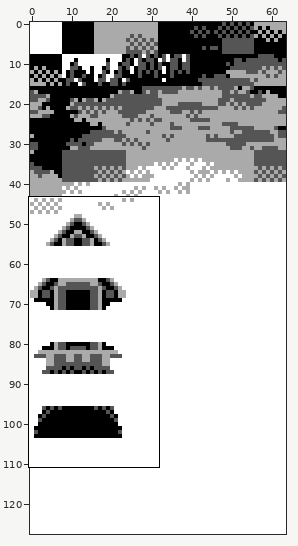
Two versions of one sprite sheet, gfx/intro/background.png. Above: a wide view before the commit, with the close-up outlined.
Close-up. First the earlier version:
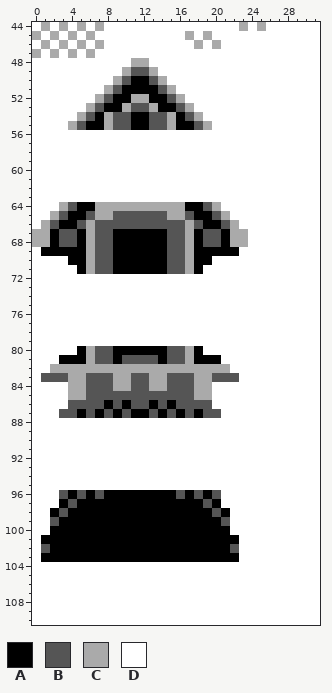
The file is 64x128 pixels. Shown: x 0..31, y 44..110.
Palette (. is transparent): A #000000  B #555555  C #aaaaaa  D #ffffff
Pixels before, first column x 0:
 44 DCDCDCDCDDDDDDDDDDDDDDDCDCDDDDDD
 45 CDCDCDCDDDDDDDDDDCDCDDDDDDDDDDDD
 46 DCDCDCDCDDDDDDDDDDCDCDDDDDDDDDDD
 47 CDCDCDCDDDDDDDDDDDDDDDDDDDDDDDDD
 48 DDDDDDDDDDDCCDDDDDDDDDDDDDDDDDDD
 49 DDDDDDDDDDCBBCDDDDDDDDDDDDDDDDDD
 50 DDDDDDDDDCBAABCDDDDDDDDDDDDDDDDD
 51 DDDDDDDDCBAAAABCDDDDDDDDDDDDDDDD
 52 DDDDDDDCBAACCAABCDDDDDDDDDDDDDDD
 53 DDDDDDCBAACBBCAABCDDDDDDDDDDDDDD
 54 DDDDDCBACBBAABBCABCDDDDDDDDDDDDD
 55 DDDDCBAACBBAABBCAABCDDDDDDDDDDDD
 56 DDDDDDDDDDDDDDDDDDDDDDDDDDDDDDDD
 57 DDDDDDDDDDDDDDDDDDDDDDDDDDDDDDDD
 58 DDDDDDDDDDDDDDDDDDDDDDDDDDDDDDDD
 59 DDDDDDDDDDDDDDDDDDDDDDDDDDDDDDDD
 60 DDDDDDDDDDDDDDDDDDDDDDDDDDDDDDDD
 61 DDDDDDDDDDDDDDDDDDDDDDDDDDDDDDDD
 62 DDDDDDDDDDDDDDDDDDDDDDDDDDDDDDDD
 63 DDDDDDDDDDDDDDDDDDDDDDDDDDDDDDDD
 64 DDDCBAACCCCCCCCCCAABCDDDDDDDDDDD
 65 DDCBAABCCBBBBBBCCBAABCDDDDDDDDDD
 66 DCBAABCBBBBBBBBBBCBAABCDDDDDDDDD
 67 CCABBACBBAAAAAABBCABBACCDDDDDDDD
 68 CCABBACBBAAAAAABBCABBACCDDDDDDDD
 69 DAAAAACBBAAAAAABBCAAAAADDDDDDDDD
 70 DDDDAACBBAAAAAABBCAADDDDDDDDDDDD
 71 DDDDDACBBAAAAAABBCADDDDDDDDDDDDD
 72 DDDDDDDDDDDDDDDDDDDDDDDDDDDDDDDD
 73 DDDDDDDDDDDDDDDDDDDDDDDDDDDDDDDD
 74 DDDDDDDDDDDDDDDDDDDDDDDDDDDDDDDD
 75 DDDDDDDDDDDDDDDDDDDDDDDDDDDDDDDD
 76 DDDDDDDDDDDDDDDDDDDDDDDDDDDDDDDD
 77 DDDDDDDDDDDDDDDDDDDDDDDDDDDDDDDD
 78 DDDDDDDDDDDDDDDDDDDDDDDDDDDDDDDD
 79 DDDDDDDDDDDDDDDDDDDDDDDDDDDDDDDD
 80 DDDDDACBBAAAAAABBCADDDDDDDDDDDDD
 81 DDDAAACBBABBBBABBCAAADDDDDDDDDDD
 82 DDCCCCCCCCCCCCCCCCCCCCDDDDDDDDDD
 83 DBBBCCBBBCCBBCCBBBCCBBBDDDDDDDDD
 84 DDDDCCBBBCCBBCCBBBCCDDDDDDDDDDDD
 85 DDDDCCBBBBBBBBBBBBCCDDDDDDDDDDDD
 86 DDDDBBBBABABBABABBBBDDDDDDDDDDDD
 87 DDDBBABABABAABABABABBDDDDDDDDDDD
 88 DDDDDDDDDDDDDDDDDDDDDDDDDDDDDDDD
 89 DDDDDDDDDDDDDDDDDDDDDDDDDDDDDDDD
 90 DDDDDDDDDDDDDDDDDDDDDDDDDDDDDDDD
 91 DDDDDDDDDDDDDDDDDDDDDDDDDDDDDDDD
 92 DDDDDDDDDDDDDDDDDDDDDDDDDDDDDDDD
 93 DDDDDDDDDDDDDDDDDDDDDDDDDDDDDDDD
 94 DDDDDDDDDDDDDDDDDDDDDDDDDDDDDDDD
 95 DDDDDDDDDDDDDDDDDDDDDDDDDDDDDDDD
 96 DDDBABABAAAAAAAABABABDDDDDDDDDDD
 97 DDDABAAAAAAAAAAAAAABADDDDDDDDDDD
 98 DDABAAAAAAAAAAAAAAAABADDDDDDDDDD
 99 DDBAAAAAAAAAAAAAAAAAABDDDDDDDDDD
100 DDAAAAAAAAAAAAAAAAAAAADDDDDDDDDD
101 DAAAAAAAAAAAAAAAAAAAAAADDDDDDDDD
102 DBAAAAAAAAAAAAAAAAAAAABDDDDDDDDD
103 DAAAAAAAAAAAAAAAAAAAAAADDDDDDDDD
104 DDDDDDDDDDDDDDDDDDDDDDDDDDDDDDDD
105 DDDDDDDDDDDDDDDDDDDDDDDDDDDDDDDD
106 DDDDDDDDDDDDDDDDDDDDDDDDDDDDDDDD
107 DDDDDDDDDDDDDDDDDDDDDDDDDDDDDDDD
108 DDDDDDDDDDDDDDDDDDDDDDDDDDDDDDDD
109 DDDDDDDDDDDDDDDDDDDDDDDDDDDDDDDD
110 DDDDDDDDDDDDDDDDDDDDDDDDDDDDDDDD
The result:
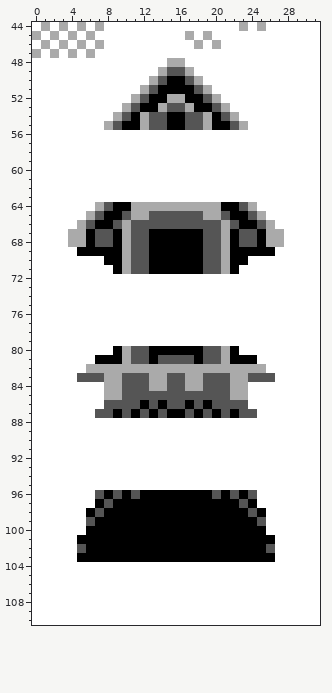
Edits made:
y 48: x 11..12 CC -> DD; x 15..16 DD -> CC
y 49: x 10..17 CBBCDDDD -> DDDDCBBC
y 50: x 9..18 CBAABCDDDD -> DDDDCBAABC
y 51: x 8..19 CBAAAABCDDDD -> DDDDCBAAAABC
y 52: x 7..10 CBAA -> DDDD; x 12 C -> B; x 15 B -> C; x 17..20 DDDD -> AABC
y 53: x 6..9 CBAA -> DDDD; x 12..15 BCAA -> AACB; x 18..21 DDDD -> AABC
y 54: x 5..9 CBACB -> DDDDC; x 12 A -> C; x 15 C -> A; x 18..22 CDDDD -> BCABC
y 55: x 4..7 CBAA -> DDDD; x 10 B -> A; x 12 A -> C; x 15 C -> A; x 17 A -> B; x 20..23 DDDD -> AABC
y 64: x 3..6 CBAA -> DDDD; x 8..10 CCC -> BAA; x 17..19 AAB -> CCC; x 21..24 DDDD -> AABC
y 65: x 2..9 CBAABCCB -> DDDDCBAA; x 11..12 BB -> CC; x 15..16 CC -> BB; x 18..25 AABCDDDD -> BCCBAABC
y 66: x 1..8 CBAABCBB -> DDDDCBAA; x 10 B -> C; x 17 C -> B; x 19..26 AABCDDDD -> BBCBAABC
y 67..68: x 0..6 CCABBAC -> DDDDCCA; x 10..12 AAA -> CBB; x 15..17 BBC -> AAA; x 21..27 ACCDDDD -> CABBACC
y 69: x 1..4 AAAA -> DDDD; x 6..8 CBB -> AAA; x 10..12 AAA -> CBB; x 15..17 BBC -> AAA; x 19..21 AAA -> BBC; x 23..26 DDDD -> AAAA
y 70: x 4..8 AACBB -> DDDDA; x 10..12 AAA -> CBB; x 15..17 BBC -> AAA; x 19..23 ADDDD -> BBCAA
y 71: x 5..8 ACBB -> DDDD; x 10..12 AAA -> CBB; x 15..17 BBC -> AAA; x 19..22 DDDD -> BBCA
y 80: x 5..8 ACBB -> DDDD; x 10..12 AAA -> CBB; x 15..17 BBC -> AAA; x 19..22 DDDD -> BBCA
y 81: x 3..8 AAACBB -> DDDDAA; x 10 B -> C; x 13..14 BA -> AB; x 17 C -> B; x 19..24 AADDDD -> BBCAAA
y 82: x 2..5 CCCC -> DDDD; x 22..25 DDDD -> CCCC
y 83: x 1..5 BBBCC -> DDDDB; x 8 B -> C; x 10 C -> B; x 17 B -> C; x 19 C -> B; x 22..26 BDDDD -> CCBBB
y 84: x 4..8 CCBBB -> DDDDC; x 10 C -> B; x 17 B -> C; x 19..23 CDDDD -> BBBCC
y 85: x 4..9 CCBBBB -> DDDDCC; x 18..23 CCDDDD -> BBBBCC
y 86: x 4..8 BBBBA -> DDDDB; x 10 A -> B; x 12..15 BABA -> ABAB; x 17 B -> A; x 19..23 BDDDD -> ABBBB
y 87: x 3..7 BBABA -> DDDDB; x 12..15 ABAB -> BABA; x 20..24 BDDDD -> ABABB
y 96: x 3..6 BABA -> DDDD; x 9 A -> B; x 11 A -> B; x 16 B -> A; x 18 B -> A; x 21..24 DDDD -> ABAB
y 97: x 3..6 ABAA -> DDDD; x 8 A -> B; x 19 B -> A; x 21..24 DDDD -> AABA
y 98: x 2..5 ABAA -> DDDD; x 7 A -> B; x 20 B -> A; x 22..25 DDDD -> AABA
y 99: x 2..6 BAAAA -> DDDDB; x 21..25 BDDDD -> AAAAB
y 100: x 2..5 AAAA -> DDDD; x 22..25 DDDD -> AAAA
y 101: x 1..4 AAAA -> DDDD; x 23..26 DDDD -> AAAA
y 102: x 1..5 BAAAA -> DDDDB; x 22..26 BDDDD -> AAAAB
y 103: x 1..4 AAAA -> DDDD; x 23..26 DDDD -> AAAA
Changed places in both close-ups, as pixel boxes (x1, y1, x2, y2):
changed: (68, 58, 248, 130)
changed: (32, 202, 284, 274)
changed: (41, 346, 275, 418)
changed: (41, 490, 140, 562)
changed: (176, 490, 275, 562)
